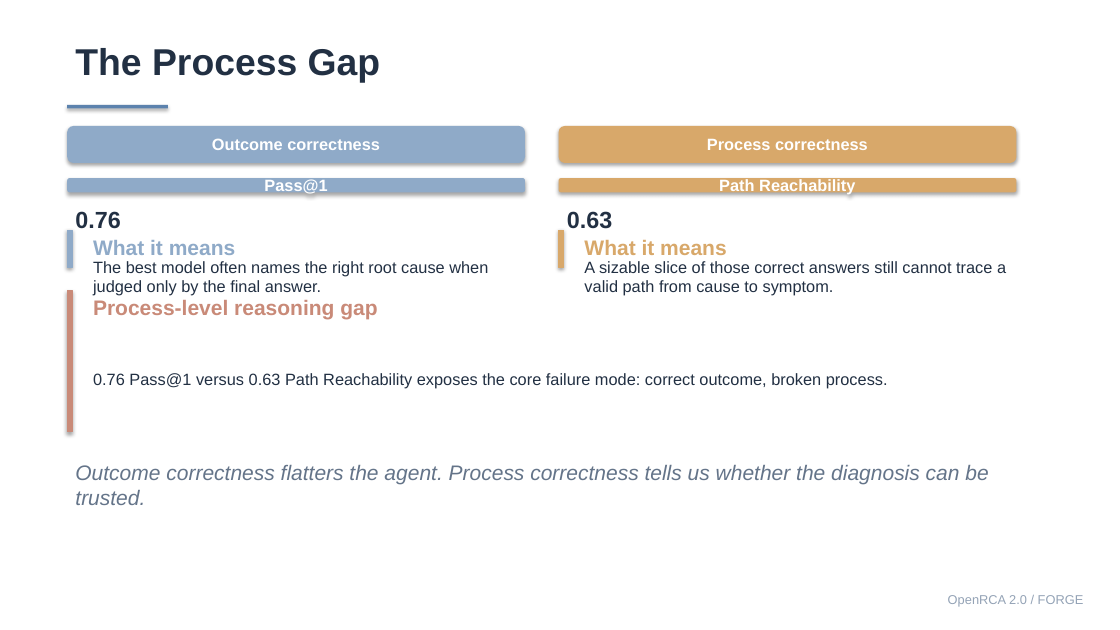
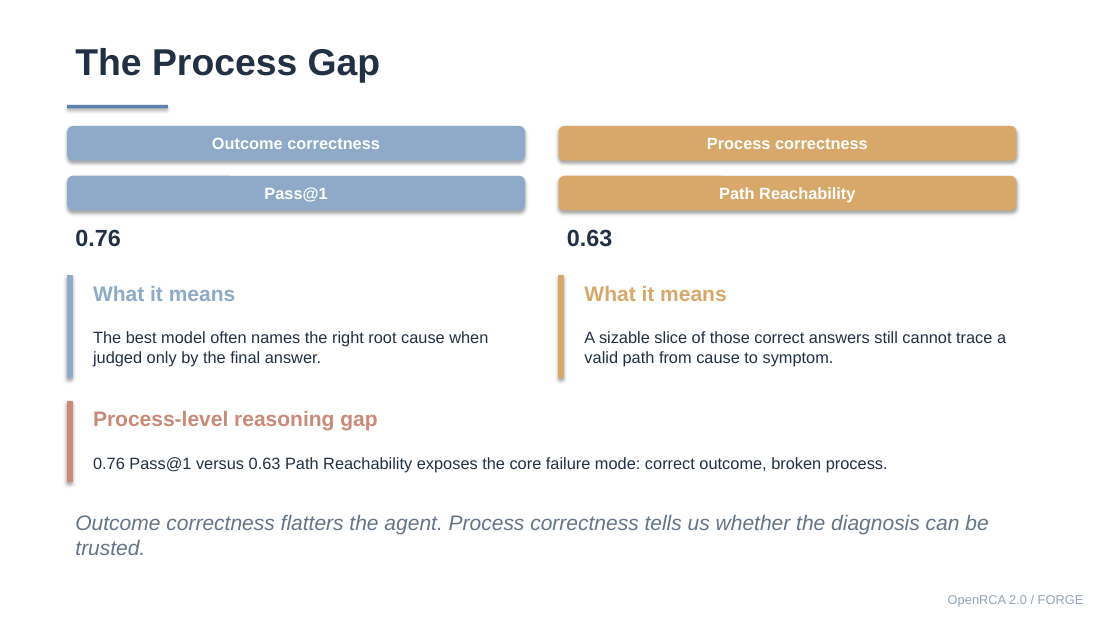
Before and after one commit to Lincyaw/paperops, a slide deck: slide 12 of examples/self-intro/diagnostic_world_model.pptx. Drawn at 1120x630 pixels with LibreOffice and Linux fonts; fonts in the diff are those of the drawing. Boxes give left, top, right and bottom in pixels: in the first picture for what was removed or moved away, otherwise in the second. Text is boxed around its words. In the diff, an @@ line names an element or a change of style, - is before the commit and + after.

Commit message:
Fix slide layout sizing and preview wrapping

```diff
--- a/examples/self-intro/diagnostic_world_model.pptx
+++ b/examples/self-intro/diagnostic_world_model.pptx
@@ rounded rectangle "Pass@1": place and size @@
-rounded rectangle "Pass@1" at [67,178,525,192]
+rounded rectangle "Pass@1" at [67,176,525,210]
@@ rounded rectangle "Path Reachability": place and size @@
-rounded rectangle "Path Reachability" at [559,178,1017,192]
+rounded rectangle "Path Reachability" at [559,176,1017,210]
@@ text "0.76": place and size @@
-text "0.76" at [75,211,120,229]
+text "0.76" at [75,229,120,247]
@@ text "0.63": place and size @@
-text "0.63" at [567,211,612,229]
+text "0.63" at [567,229,612,247]
@@ rectangle: place and size @@
-rectangle at [67,230,72,267]
+rectangle at [67,276,72,378]
@@ text "What it means": place and size @@
-text "What it means" at [93,240,236,255]
+text "What it means" at [93,286,236,301]
@@ rectangle: place and size @@
-rectangle at [559,230,564,267]
+rectangle at [559,276,564,378]
@@ text "What it means": place and size @@
-text "What it means" at [584,240,727,255]
+text "What it means" at [584,286,727,301]
@@ text "The best model often names ...": place and size @@
-text "The best model often names ..." at [93,261,488,296]
+text "The best model often names ..." at [93,331,488,367]
@@ text "A sizable slice of those ...": place and size @@
-text "A sizable slice of those ..." at [584,261,1006,296]
+text "A sizable slice of those ..." at [584,331,1006,367]
@@ rectangle: place and size @@
-rectangle at [67,291,72,432]
+rectangle at [67,402,72,482]
@@ text "Process-level reasoning gap": place and size @@
-text "Process-level reasoning gap" at [93,300,377,320]
+text "Process-level reasoning gap" at [93,411,377,430]
@@ text "0.76 Pass@1 versus 0.63 Path ...": place and size @@
-text "0.76 Pass@1 versus 0.63 Path ..." at [93,373,888,389]
+text "0.76 Pass@1 versus 0.63 Path ..." at [93,457,888,472]
@@ text "Outcome correctness flatters the agent. ...": place and size @@
-text "Outcome correctness flatters the agent. ..." at [75,465,988,505]
+text "Outcome correctness flatters the agent. ..." at [75,515,988,555]
```
Also in this commit, not shown: 19 other slides changed, 28 other files.
